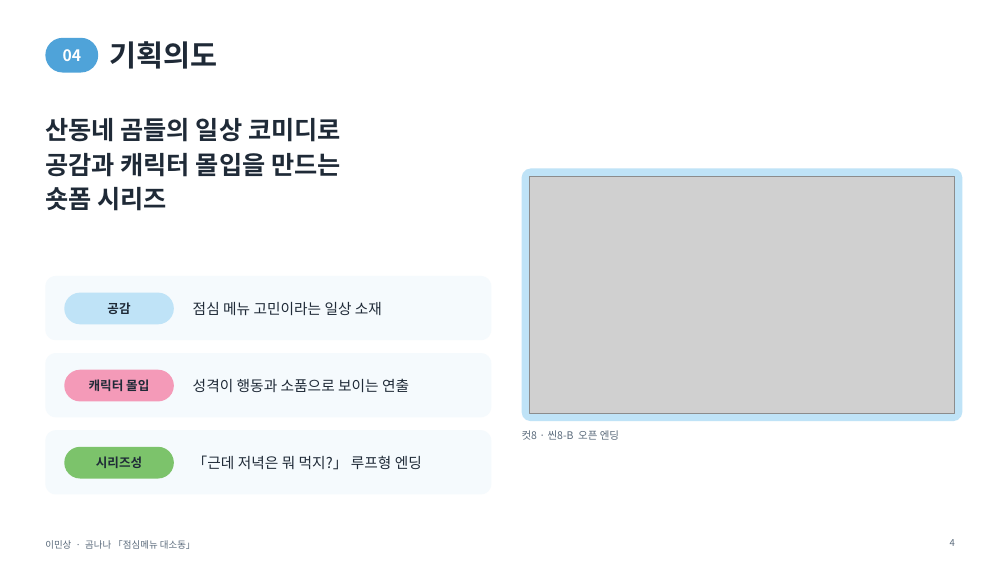
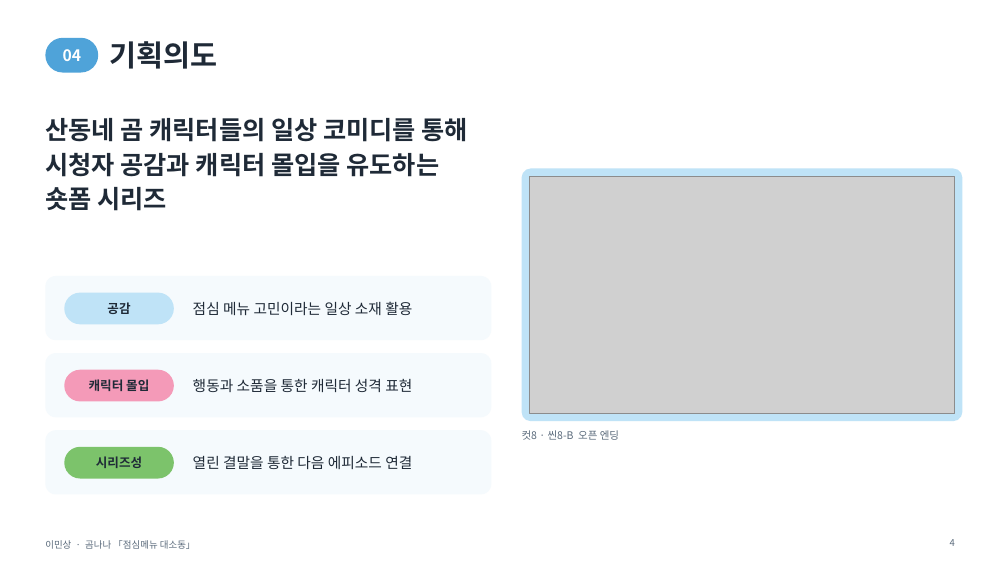
Before and after one commit to chikinx33/H-it, a slide deck: slide 4 of lms/이민상_포트폴리오.pptx. Drawn at 1008x567 pixels with LibreOffice and Linux fonts; fonts in the diff are those of the drawing; grey boxes stand for pictures. Boxes give left, top, right and bottom in pixels: in the first picture for what was removed or moved away, otherwise in the second. Text is boxed around its words. In the diff, an @@ line names an element or a change of style, - is before the commit and + after.

```diff
--- a/lms/이민상_포트폴리오.pptx
+++ b/lms/이민상_포트폴리오.pptx
@@ text at (45,118,468,177): text changed @@
-산동네 곰들의 일상 코미디로
-공감과 캐릭터 몰입을 만드는
+산동네 곰 캐릭터들의 일상 코미디를 통해
+시청자 공감과 캐릭터 몰입을 유도하는
@@ text at (193,301,412,315): text changed @@
-점심 메뉴 고민이라는 일상 소재
+점심 메뉴 고민이라는 일상 소재 활용
@@ text at (193,379,412,392): text changed @@
-성격이 행동과 소품으로 보이는 연출
+행동과 소품을 통한 캐릭터 성격 표현
@@ text at (193,456,412,469): text changed @@
-「근데 저녁은 뭐 먹지?」 루프형 엔딩
+열린 결말을 통한 다음 에피소드 연결
```
Also in this commit, not shown: 20 other slides changed, 7 other files.
